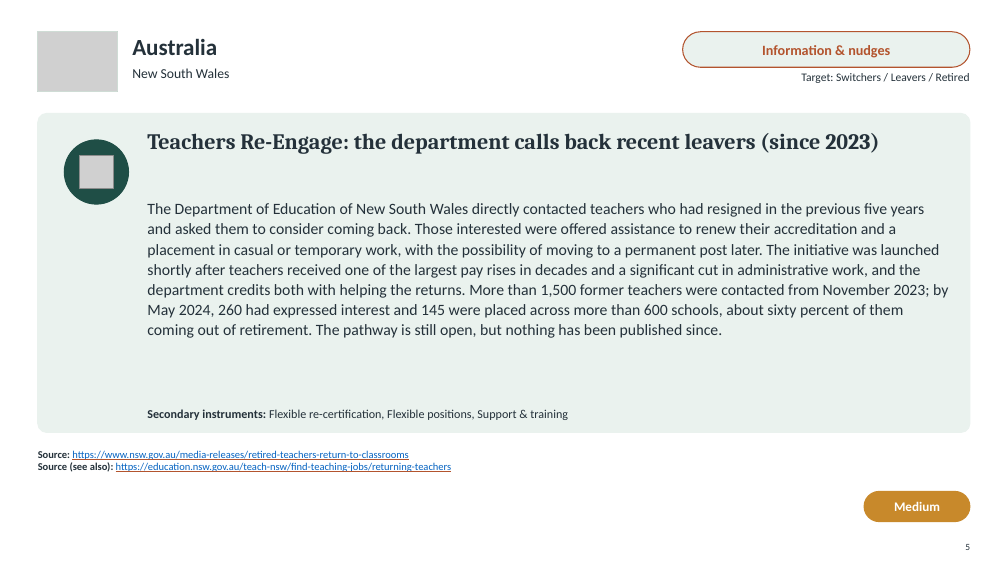
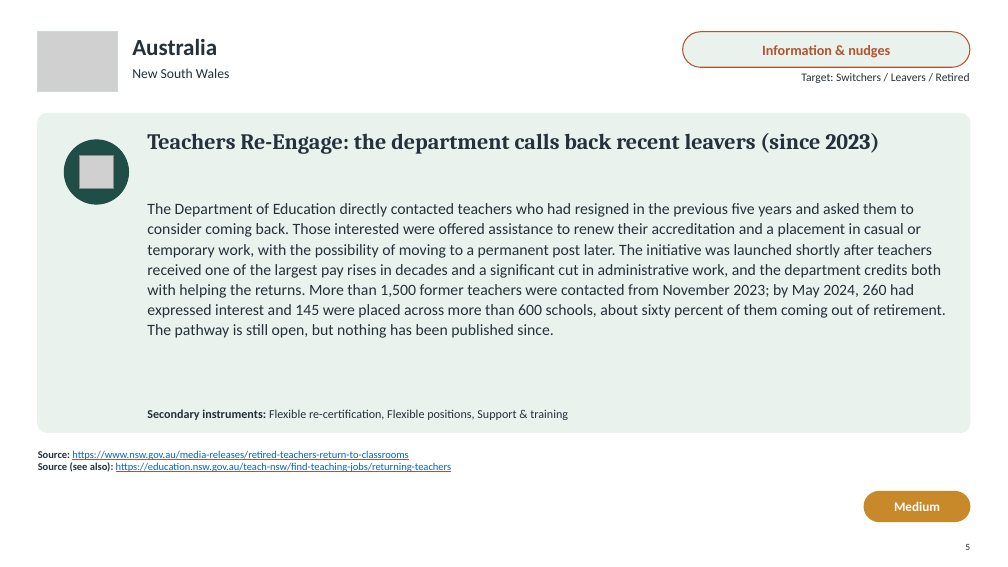
Before and after one commit to jedr1-ship-it/Alternative-Pathways----Quant, a slide deck: slide 5 of policies/Re-attracting_Former_Teachers.pptx. Drawn at 1008x567 pixels with LibreOffice and Linux fonts; fonts in the diff are those of the drawing; grey boxes stand for pictures. Boxes give left, top, right and bottom in pixels: in the first picture for what was removed or moved away, otherwise in the second. Text is boxed around its words. In the diff, an @@ line names an element or a change of style, - is before the commit and + after.

```diff
--- a/policies/Re-attracting_Former_Teachers.pptx
+++ b/policies/Re-attracting_Former_Teachers.pptx
@@ text at bbox=[147, 203, 946, 338]: text changed @@
-The Department of Education of New South Wales directly contacted teachers who had resigned in the previous five years and asked them to consider coming back. Those interested were offered assistance to renew their accreditation and a placement in casual or temporary work, with the possibility of moving to a permanent post later. The initiative was launched shortly after teachers received one of the largest pay rises in decades and a significant cut in administrative work, and the department credits both with helping the returns. More than 1,500 former teachers were contacted from November 2023; by May 2024, 260 had expressed interest and 145 were placed across more than 600 schools, about sixty percent of them coming out of retirement. The pathway is still open, but nothing has been published since.
+The Department of Education directly contacted teachers who had resigned in the previous five years and asked them to consider coming back. Those interested were offered assistance to renew their accreditation and a placement in casual or temporary work, with the possibility of moving to a permanent post later. The initiative was launched shortly after teachers received one of the largest pay rises in decades and a significant cut in administrative work, and the department credits both with helping the returns. More than 1,500 former teachers were contacted from November 2023; by May 2024, 260 had expressed interest and 145 were placed across more than 600 schools, about sixty percent of them coming out of retirement. The pathway is still open, but nothing has been published since.
```
Also in this commit, not shown: 27 other slides changed, 2 other files.
